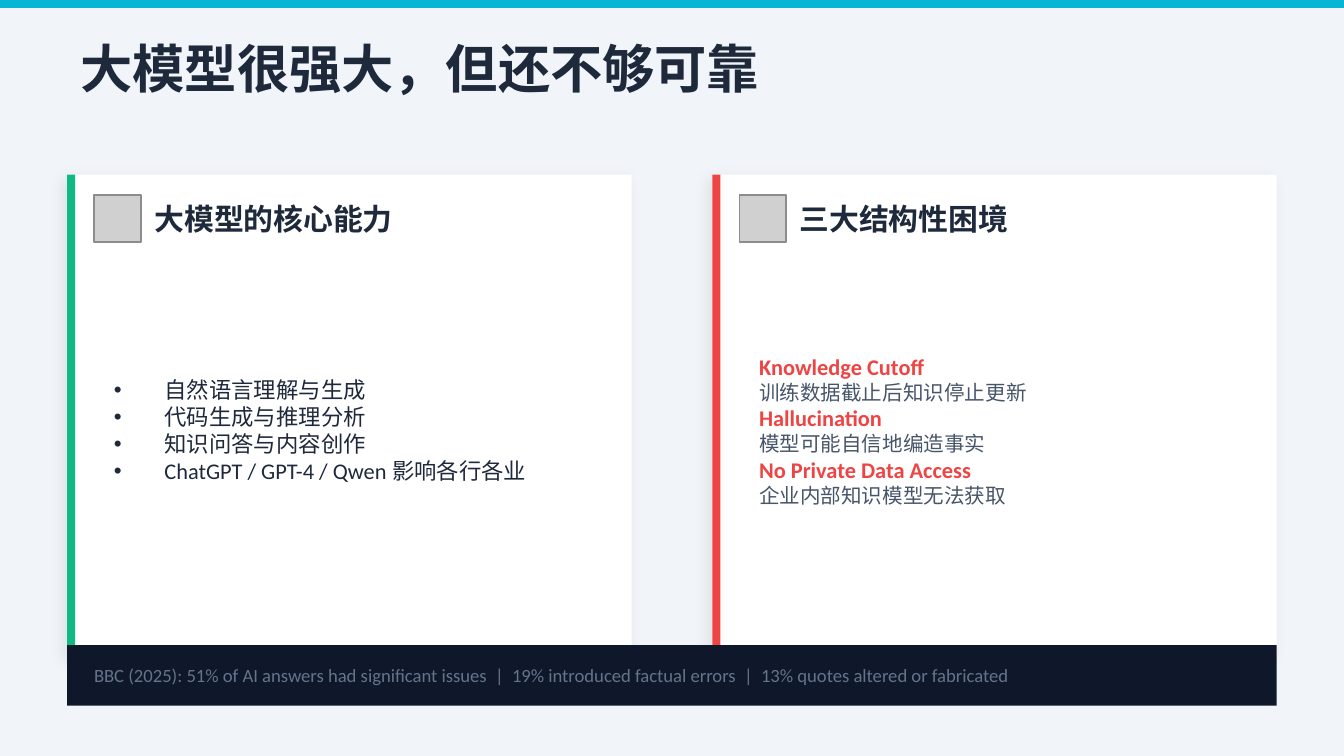
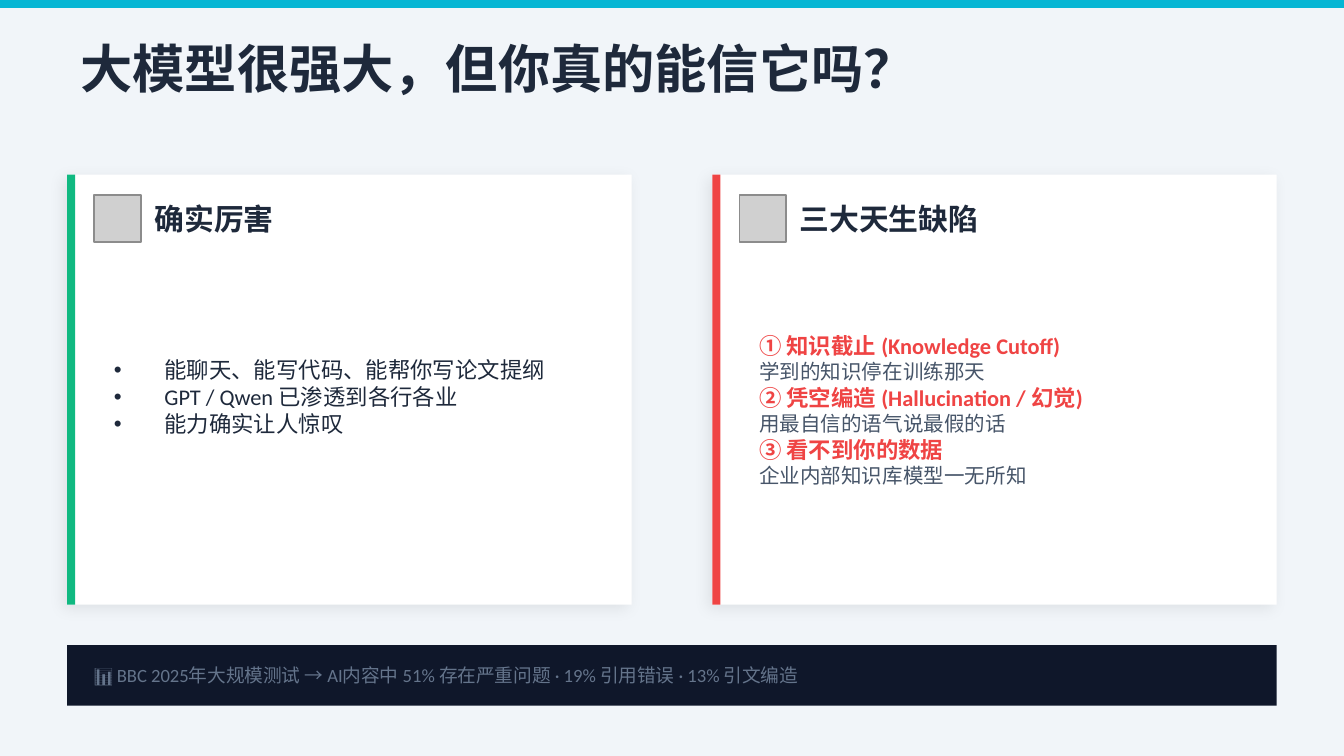
Before and after one commit to wang-minghan/notbook, a slide deck: slide 2 of 工作/面试准备/试讲_PPT.pptx. Drawn at 1344x756 pixels with LibreOffice and Linux fonts; fonts in the diff are those of the drawing; grey boxes stand for pictures. Boxes give left, top, right and bottom in pixels: in the first picture for what was removed or moved away, otherwise in the second. Text is boxed around its words. In the diff, an @@ line names an element or a change of style, - is before the commit and + after.

```diff
--- a/工作/面试准备/试讲_PPT.pptx
+++ b/工作/面试准备/试讲_PPT.pptx
@@ text at (81, 43, 916, 95): text changed @@
-大模型很强大，但还不够可靠
+大模型很强大，但你真的能信它吗？
@@ rectangle: place and size @@
-rectangle at (67, 175, 632, 659)
+rectangle at (67, 175, 632, 605)
@@ rectangle: place and size @@
-rectangle at (67, 175, 75, 659)
+rectangle at (67, 175, 75, 605)
@@ rectangle: place and size @@
-rectangle at (712, 175, 1277, 659)
+rectangle at (712, 175, 1277, 605)
@@ rectangle: place and size @@
-rectangle at (712, 175, 720, 659)
+rectangle at (712, 175, 720, 605)
@@ text at (155, 204, 274, 233): text changed @@
-大模型的核心能力
+确实厉害
@@ text at (800, 204, 979, 233): text changed @@
-三大结构性困境
+三大天生缺陷
@@ text at (164, 359, 544, 434): text changed @@
-• 自然语言理解与生成
-• 代码生成与推理分析
-• 知识问答与内容创作
-• ChatGPT / GPT-4 / Qwen 影响各行各业
+• 能聊天、能写代码、能帮你写论文提纲
+• GPT / Qwen 已渗透到各行各业
+• 能力确实让人惊叹
@@ text at (759, 335, 1083, 485): text changed @@
-Knowledge Cutoff
-  训练数据截止后知识停止更新
-Hallucination
-  模型可能自信地编造事实
-No Private Data Access
-  企业内部知识模型无法获取
+① 知识截止 (Knowledge Cutoff)
+  学到的知识停在训练那天
+② 凭空编造 (Hallucination / 幻觉)
+  用最自信的语气说最假的话
+③ 看不到你的数据
+  企业内部知识库模型一无所知
@@ text at (117, 666, 798, 684): text changed @@
-BBC (2025): 51% of AI answers had significant issues | 19% introduced factual errors | 13% quotes altered or fabricated
+📊 BBC 2025年大规模测试 → AI内容中 51% 存在严重问题 · 19% 引用错误 · 13% 引文编造
```
Also in this commit, not shown: 4 other slides changed, 7 slides added, 7 slides removed, 2 other files.
